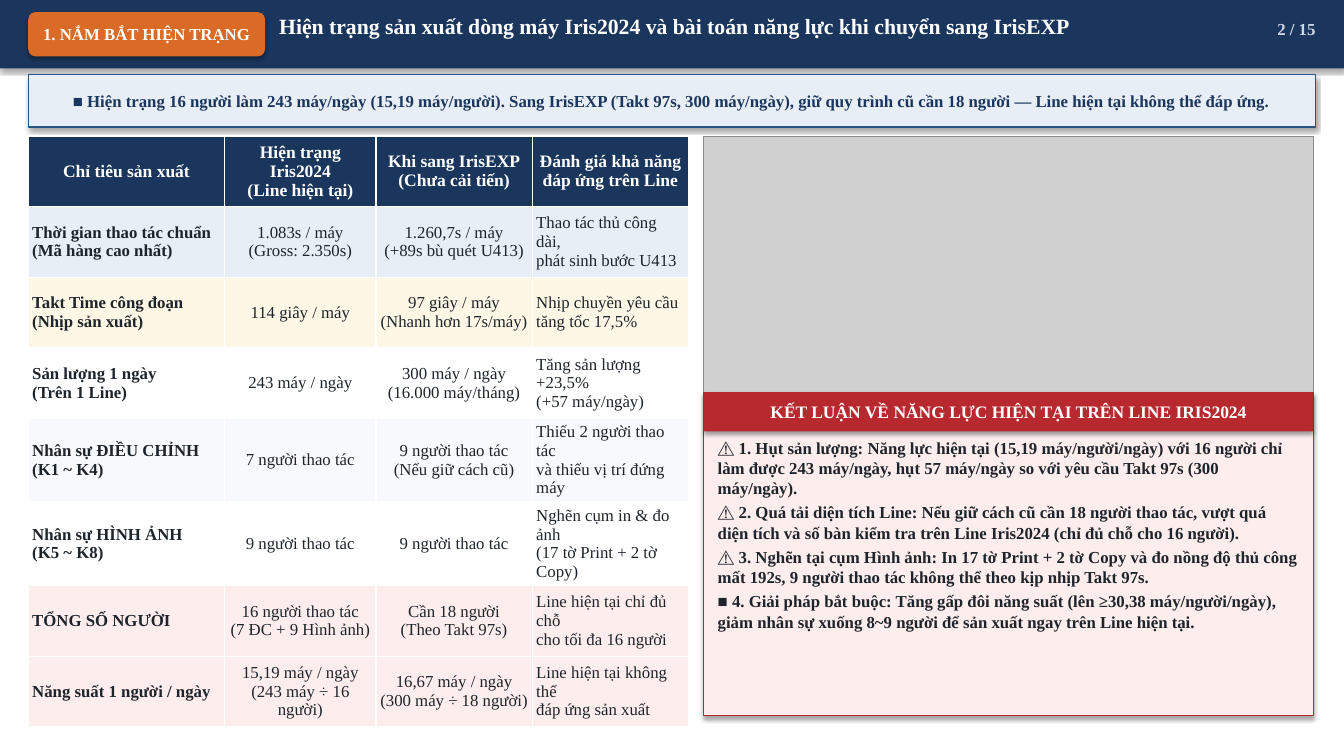
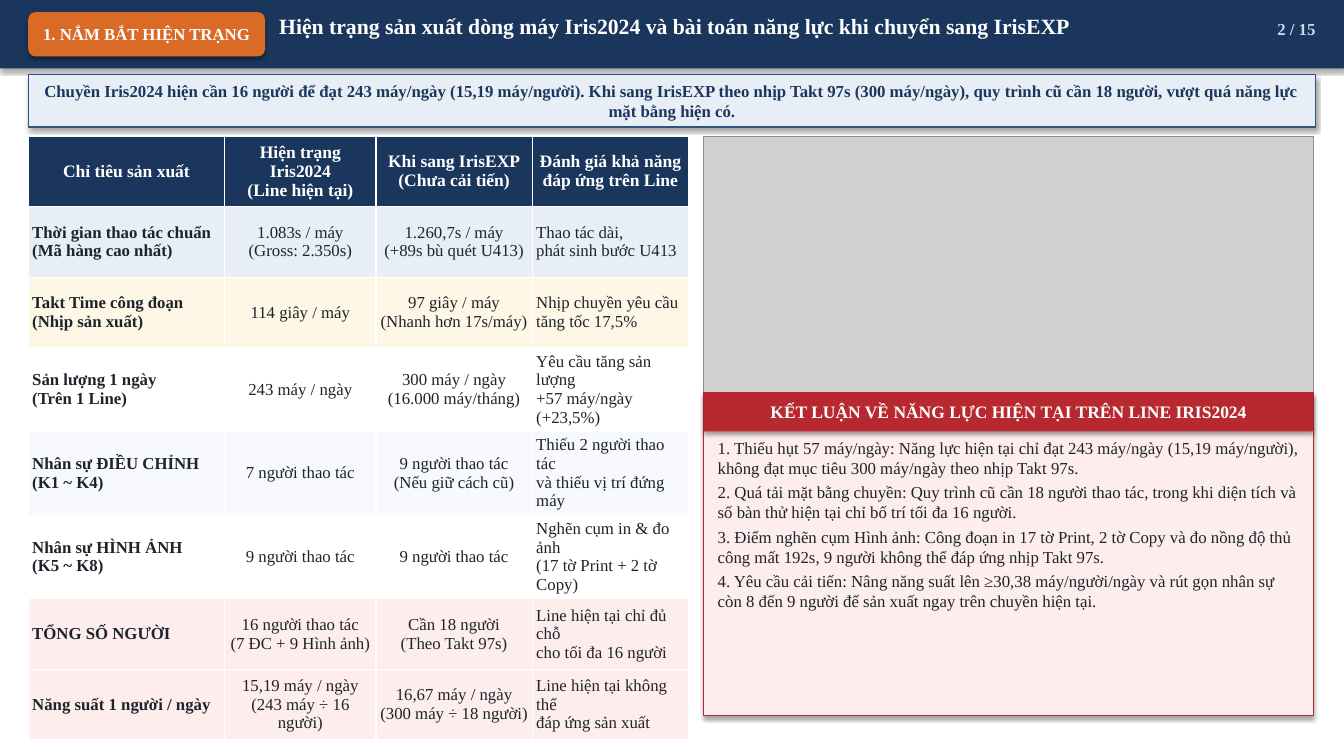
Before and after one commit to Nakazasen/bao_cao_dc_EXPIris, a slide deck: slide 2 of Bao_Cao_Dieu_Chinh_IrisEXP_VN.pptx. Drawn at 1344x756 pixels with LibreOffice and Linux fonts; fonts in the diff are those of the drawing; grey boxes stand for pictures. Boxes give left, top, right and bottom in pixels: in the first picture for what was removed or moved away, otherwise in the second. Text is boxed around its words. In the diff, an @@ line names an element or a change of style, - is before the commit and + after.

```diff
--- a/Bao_Cao_Dieu_Chinh_IrisEXP_VN.pptx
+++ b/Bao_Cao_Dieu_Chinh_IrisEXP_VN.pptx
@@ text in rectangle at [44, 84, 1297, 121]: text changed @@
-■ Hiện trạng 16 người làm 243 máy/ngày (15,19 máy/người). Sang IrisEXP (Takt 97s, 300 máy/ngày), giữ quy trình cũ cần 18 người — Line hiện tại không thể đáp ứng.
+Chuyền Iris2024 hiện cần 16 người để đạt 243 máy/ngày (15,19 máy/người). Khi sang IrisEXP theo nhịp Takt 97s (300 máy/ngày), quy trình cũ cần 18 người, vượt quá năng lực mặt bằng hiện có.
@@ table at [28, 136, 689, 736] @@
-row 2, column 4: Thao tác thủ công dài, phát sinh bước U413
+row 2, column 4: Thao tác dài, phát sinh bước U413
-row 4, column 4: Tăng sản lượng +23,5% (+57 máy/ngày)
+row 4, column 4: Yêu cầu tăng sản lượng +57 máy/ngày (+23,5%)
@@ text at [718, 442, 1298, 611]: text changed; bold off @@
-⚠ 1. Hụt sản lượng: Năng lực hiện tại (15,19 máy/người/ngày) với 16 người chỉ làm được 243 máy/ngày, hụt 57 máy/ngày so với yêu cầu Takt 97s (300 máy/ngày).
-⚠ 2. Quá tải diện tích Line: Nếu giữ cách cũ cần 18 người thao tác, vượt quá diện tích và số bàn kiểm tra trên Line Iris2024 (chỉ đủ chỗ cho 16 người).
-⚠ 3. Nghẽn tại cụm Hình ảnh: In 17 tờ Print + 2 tờ Copy và đo nồng độ thủ công mất 192s, 9 người thao tác không thể theo kịp nhịp Takt 97s.
-■ 4. Giải pháp bắt buộc: Tăng gấp đôi năng suất (lên ≥30,38 máy/người/ngày), giảm nhân sự xuống 8~9 người để sản xuất ngay trên Line hiện tại.
+1. Thiếu hụt 57 máy/ngày: Năng lực hiện tại chỉ đạt 243 máy/ngày (15,19 máy/người), không đạt mục tiêu 300 máy/ngày theo nhịp Takt 97s.
+2. Quá tải mặt bằng chuyền: Quy trình cũ cần 18 người thao tác, trong khi diện tích và số bàn thử hiện tại chỉ bố trí tối đa 16 người.
+3. Điểm nghẽn cụm Hình ảnh: Công đoạn in 17 tờ Print, 2 tờ Copy và đo nồng độ thủ công mất 192s, 9 người không thể đáp ứng nhịp Takt 97s.
+4. Yêu cầu cải tiến: Nâng năng suất lên ≥30,38 máy/người/ngày và rút gọn nhân sự còn 8 đến 9 người để sản xuất ngay trên chuyền hiện tại.
```
Also in this commit, not shown: 14 other slides changed, 1 other file.
